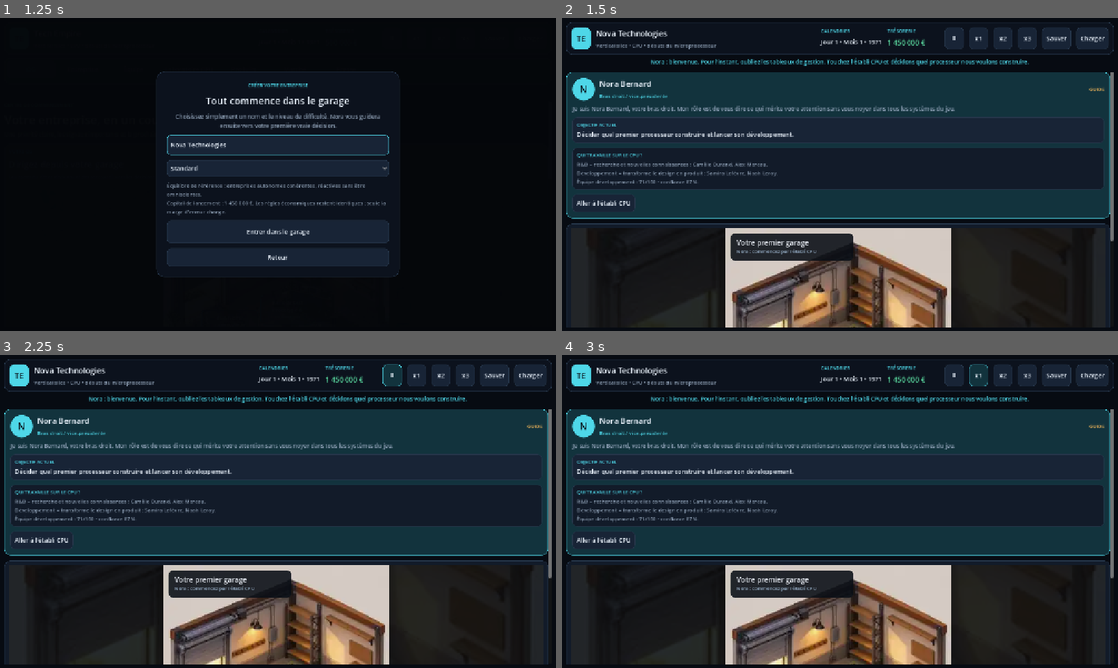
Above: before the commit, frames 1-4 (two rows, left to right).
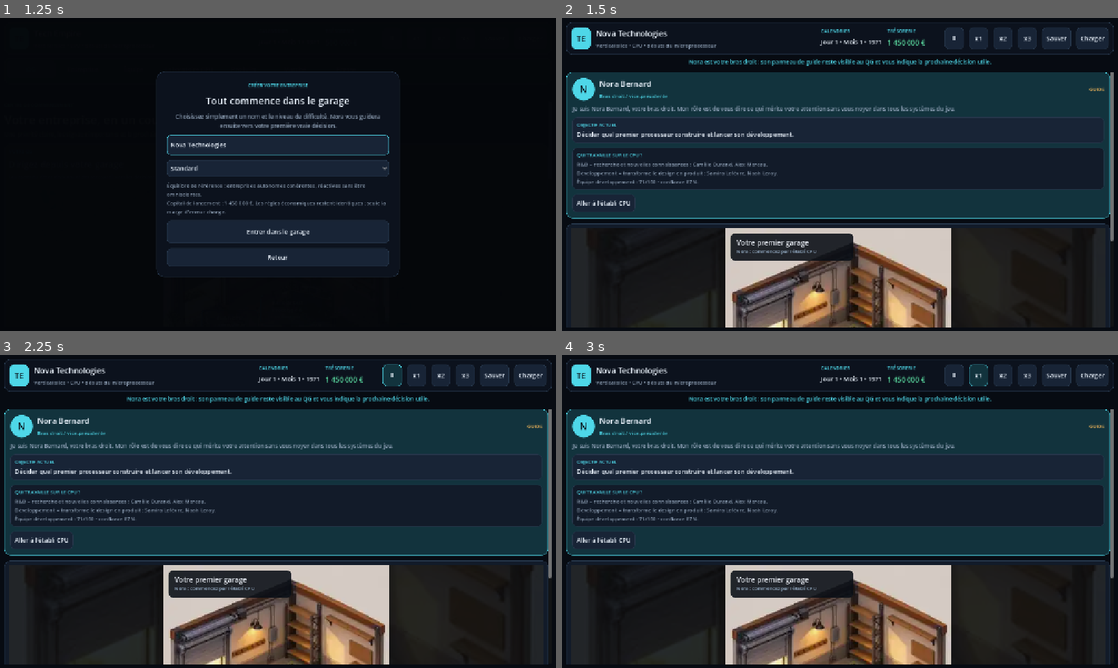
Above: after the commit, the same moments.

Repository: vadorus/addonhardwaregame2d
Game: Godot game, scene res://main.tscn
Same seed, same stepped clock (60 frames per second), same inputs: the game is played once before the commit and once after it.
Inputs:
- Up to frame 1 (1.25 s): click "Nouvelle entreprise" at 0.5 s
- Up to frame 2 (1.5 s): click "Entrer dans le garage" at 1.25 s
- Up to frame 3 (2.25 s): click "Ⅱ" at 2 s
- Up to frame 4 (3 s): click "x1" at 2.75 s

Frame 1 is identical in both runs. In frame 2, 0.7% of the frame differs, in the area x 16-84%, y 12-16%; in frame 3, 0.7%; in frame 4, 0.7%.

Commit message:
ux: distinguish the status line from Nora's guide panel

Diff:
--- a/main.gd
+++ b/main.gd
@@ -1610,7 +1610,7 @@
 	game_over_layer.visible = false
 	if tabs != null:
 		tabs.current_tab = 0
-	status_label.text = "Nora : bienvenue. Pour l'instant, oubliez les tableaux de gestion. Touchez l'établi CPU et décidons quel processeur nous voulons construire."
+	status_label.text = "Nora est votre bras droit : son panneau de guide reste visible au QG et vous indique la prochaine décision utile."
 	_refresh_all()
 
 func _load_game():
